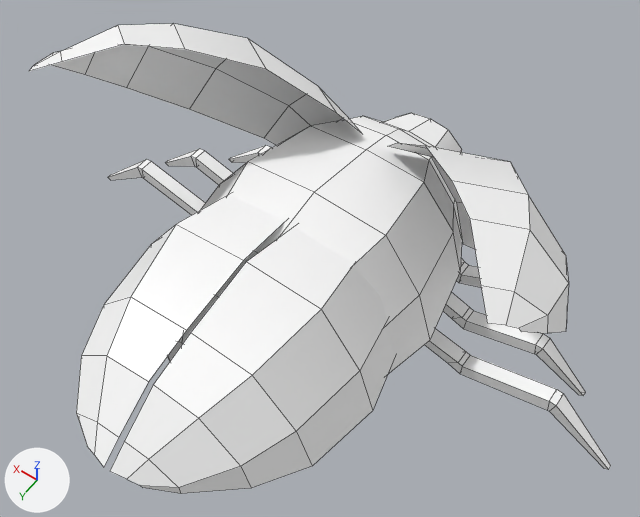
What one commit did to the FBX model u_b/Assets/3dImport/qixinpiaochong.fbx.
Rendered twice from a 50 mm camera at (-0.0362, 0.058, 0.0807) aimed at (-0.0026, 0.0111, 0.0069). The lights are fixed; the arrows at lower left show +X, +Y and +Z. Mesh edges are drawn as thin lines. Where no turn or scale is listed for an object, it has been applied to the vertices.
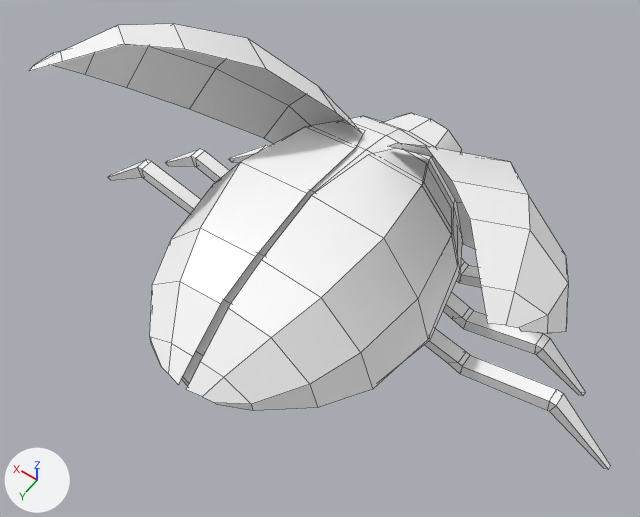
The newer file is also rescaled (x32.93), turned or shifted as a whole; pictures and numbers use the older file's frame.

Changed parts and their boxes (x1, y1, x2, y2) in the pictures (640 x 517 px):
'inner_wing', mesh moved
    before: (110, 227, 395, 494)
    after: (186, 148, 457, 411)
'inner_wing.001', mesh moved
    before: (76, 195, 285, 467)
    after: (149, 121, 365, 384)
'polySurface3', unchanged, covered by the edit
    before: (280, 119, 462, 374)
    after: (235, 119, 462, 363)
'polySurface3.001', unchanged, covered by the edit
    before: (167, 113, 429, 362)
    after: (181, 113, 429, 386)

Patch to the scene script:
```diff
--- a/u_b/Assets/3dImport/qixinpiaochong.fbx.py
+++ b/u_b/Assets/3dImport/qixinpiaochong.fbx.py
@@ me_mesh_007 @@
 me_mesh_007.from_pydata(...)  # 28 vertices, 18 faces; spans x -1.02..0.96, y -3.51..0.0, z -0.48..0.72
 # used by ob_inner_wing_001; parent = ob_psphere2; location = (-0.731, -0.522, -0.698); rotation_euler = (0.0133, 0.873, 0.0), in degrees (0.8, 50, 0)
+# me_mesh_007 part 1: the whole mesh is moved by (0.0, 1.05, -0.03)
 me_mesh_007.materials.append(mat_qixingpiaochong)
@@ me_mesh_001 @@
 me_mesh_001.from_pydata(...)  # 28 vertices, 18 faces; spans x -0.008..0.0072, y 0.0..0.0352, z -0.0066..0.0066
 # used by ob_inner_wing; location = (-0.0073, 0.0058, 0.007)
+# me_mesh_001 part 2: the whole mesh is moved by (-0.0001, -0.0105, 0.0001)
 me_mesh_001.materials.append(mat_qixingpiaochong)
```
